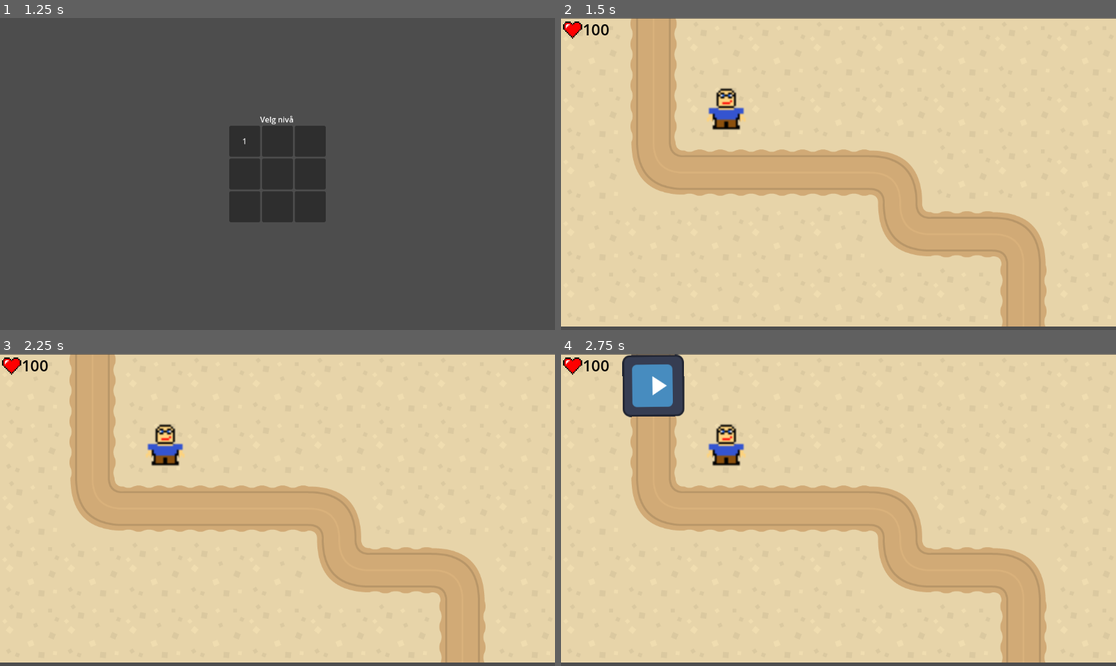
Above: before the commit, frames 1-4 (two rows, left to right).
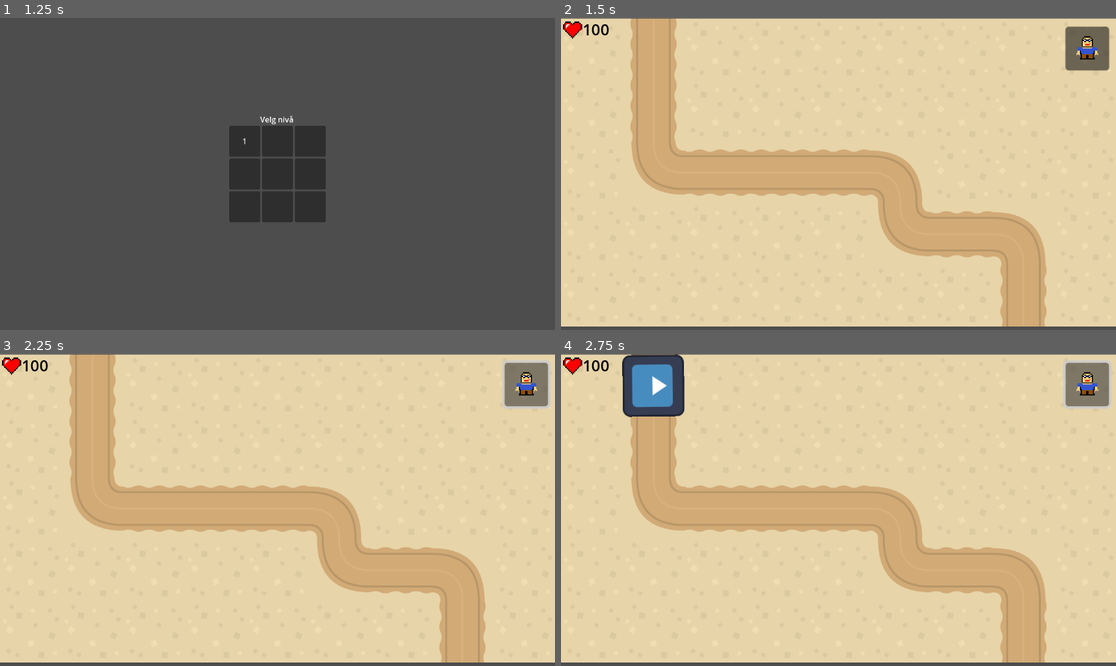
Above: after the commit, the same moments.

Repository: mikolaj050106/FyrstikkTower
Game: Godot game, scene res://main_menu.tscn
Two runs of this game, one before a commit and one after it. Both use one fixed random seed, a clock stepped at 60 frames per second and the inputs below. The engine's default icon, where the game draws it, is replaced by a stand-in: a white triangle on a blue panel in a dark square.
Inputs (mouse positions are in pixels of both pictures, inside the frame that each line leads up to):
- Up to frame 1 (1.25 s): click "Spill" at 0.5 s
- Up to frame 2 (1.5 s): click "1" at 1.25 s
- Up to frame 3 (2.25 s): click (527, 385) at 2.02 s
- Up to frame 4 (2.75 s): no input

Frame 1 is identical in both runs. In frame 2, 1.8% of the frame differs, in the area x 26-99%, y 2-36%; in frame 3, 1.9%, in the area x 26-100%, y 2-36%; in frame 4, 1.9%.

Commit message:
Jobbet mer på towers

Diff:
--- a/Levels/Level1.tscn
+++ b/Levels/Level1.tscn
@@ -36,12 +36,6 @@
 }
 point_count = 19
 
-[sub_resource type="CircleShape2D" id="CircleShape2D_05pb0"]
-radius = 19.6746
-
-[sub_resource type="RectangleShape2D" id="RectangleShape2D_dl8mf"]
-size = Vector2(24.3333, 20)
-
 [node name="Main" type="Node2D"]
 
 [node name="TileMapLayer" type="TileMapLayer" parent="."]
@@ -70,27 +64,12 @@
 scale = Vector2(0.0366699, 0.0382813)
 texture = ExtResource("5_5g41i")
 
-[node name="Tower1" type="StaticBody2D" parent="."]
-position = Vector2(345, 190)
-
-[node name="CollisionShape2D" type="CollisionShape2D" parent="Tower1"]
-position = Vector2(-6, 2)
-scale = Vector2(4.53599, 3.44016)
-shape = SubResource("CircleShape2D_05pb0")
-
-[node name="Marker2D" type="Marker2D" parent="Tower1"]
-position = Vector2(-131, 114)
-scale = Vector2(3, 3)
-
-[node name="Sprite2D" type="Sprite2D" parent="Tower1"]
-position = Vector2(-2, 1)
-scale = Vector2(4, 4)
-texture = ExtResource("6_05pb0")
-
-[node name="Area2D" type="Area2D" parent="."]
-position = Vector2(306, 188)
-scale = Vector2(5.00552, 4.75148)
-
-[node name="CollisionShape2D" type="CollisionShape2D" parent="Area2D"]
-position = Vector2(7.83335, 1.33333)
-shape = SubResource("RectangleShape2D_dl8mf")
+[node name="Button" type="Button" parent="."]
+texture_filter = 1
+offset_left = 1047.0
+offset_top = 18.0
+offset_right = 1087.0
+offset_bottom = 58.0
+scale = Vector2(2.27183, 2.27183)
+keep_pressed_outside = true
+icon = ExtResource("6_05pb0")
--- a/tower.tscn
+++ b/tower.tscn
@@ -1,13 +1,21 @@
 [gd_scene load_steps=3 format=3 uid="uid://6ps7fjm0x6hq"]
 
 [ext_resource type="Texture2D" uid="uid://c0q7dtwis4105" path="res://TowerSprites/New Piskel copy 2.png" id="1_k1sas"]
-[ext_resource type="Script" uid="uid://dulwty4wxul76" path="res://towerattack.gd" id="2_vedim"]
+
+[sub_resource type="RectangleShape2D" id="RectangleShape2D_k1sas"]
+size = Vector2(104, 41.2281)
 
 [node name="Tower" type="Node2D"]
+position = Vector2(575, 317)
 
-[node name="NewPiskelCopy2" type="Sprite2D" parent="."]
+[node name="Sprite2D" type="Sprite2D" parent="."]
 texture_filter = 1
-position = Vector2(36, 254)
-scale = Vector2(5, 5)
+scale = Vector2(3, 3)
 texture = ExtResource("1_k1sas")
-script = ExtResource("2_vedim")
+
+[node name="Area2D" type="Area2D" parent="."]
+scale = Vector2(1, 2.28)
+
+[node name="CollisionShape2D" type="CollisionShape2D" parent="Area2D"]
+position = Vector2(2, 3.94728)
+shape = SubResource("RectangleShape2D_k1sas")
Not shown: 1 places in Levels/Level1.tscn that only renumber resources
Binary file added: lobby bakgrunn 1.png
Not shown, added: lobby bakgrunn 1.png.import
Not shown, added: test
